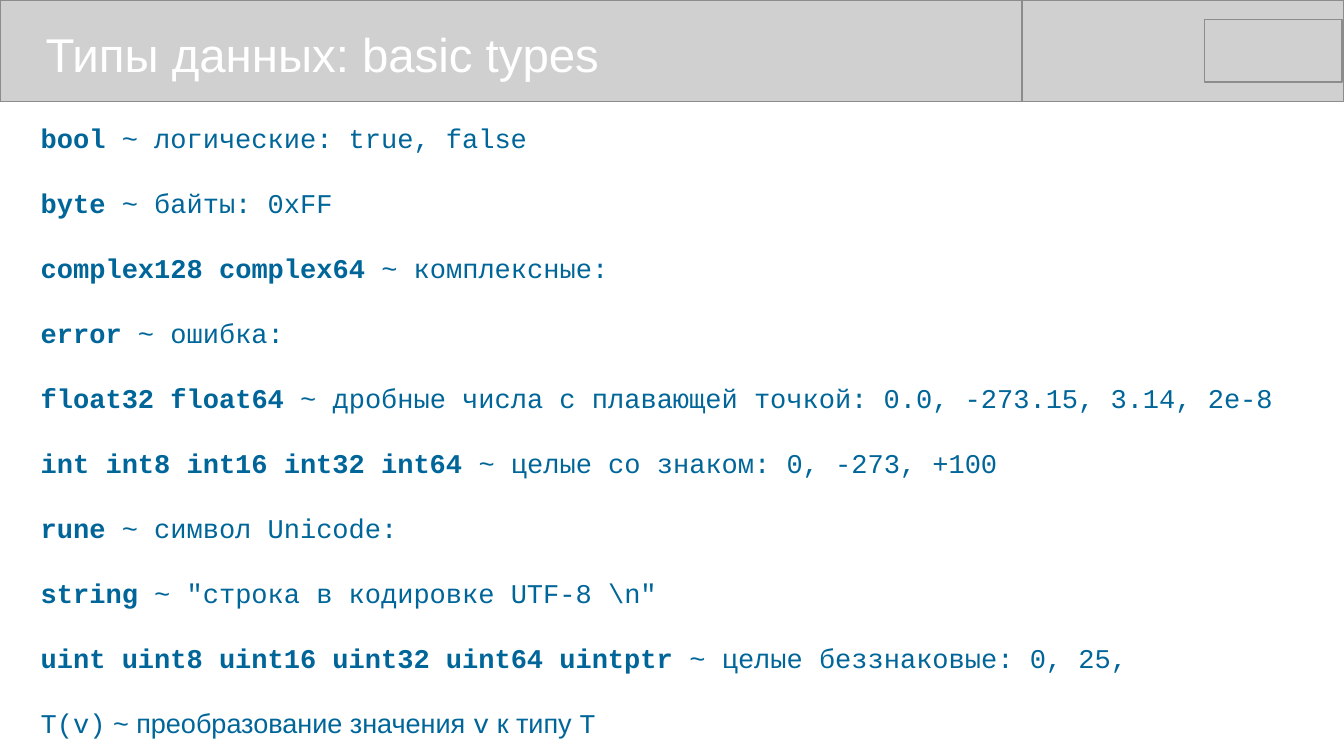
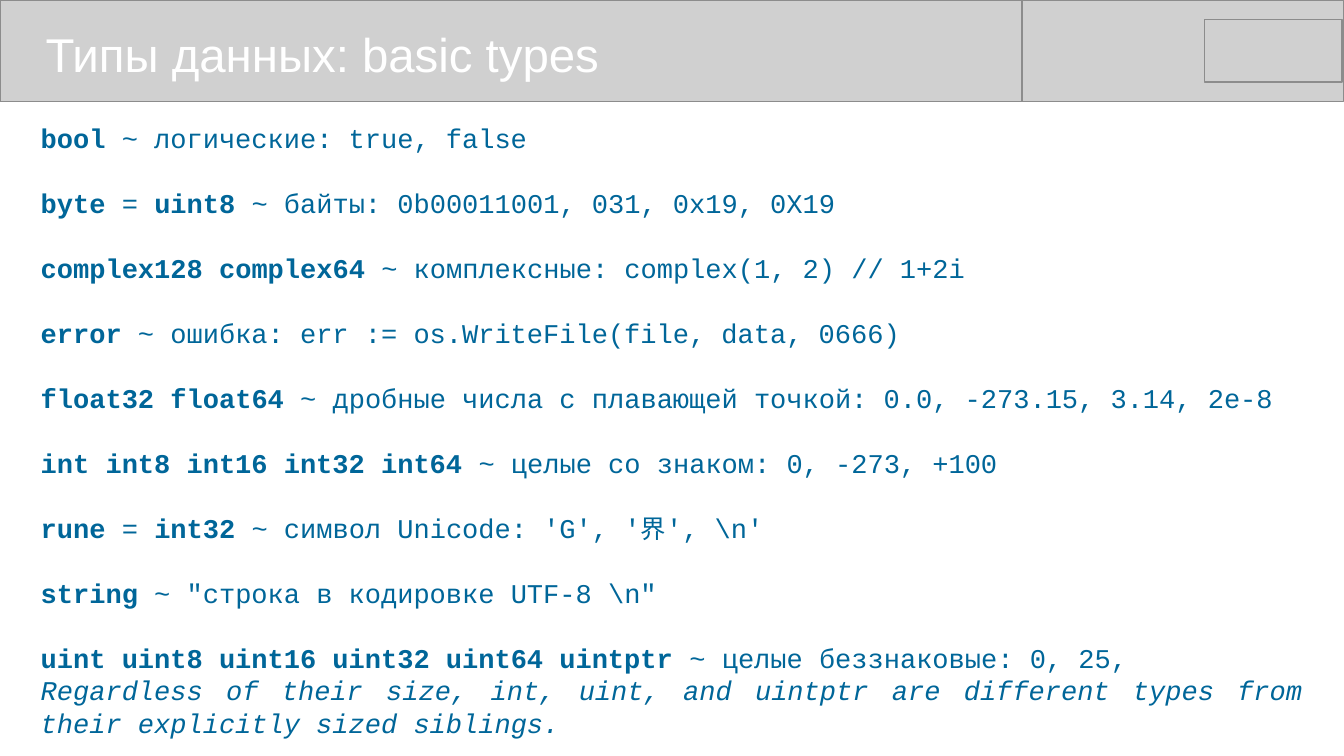
Before and after one commit to mike-shock/Go_language, a slide deck: slide 14 of Go_Intro.odp (slide 13 before the commit). Drawn at 1344x756 pixels with LibreOffice and Linux fonts; fonts in the diff are those of the drawing; grey boxes stand for pictures. Boxes give left, top, right and bottom in pixels: in the first picture for what was removed or moved away, otherwise in the second. Text is boxed around its words. In the diff, an @@ line names an element or a change of style, - is before the commit and + after.

```diff
--- a/Go_Intro.odp
+++ b/Go_Intro.odp
@@ text at [41,194,965,349]: text changed @@
-byte ~ байты: 0xFF
-complex128 complex64 ~ комплексные:
-error ~ ошибка:
+byte = uint8 ~ байты: 0b00011001, 031, 0x19, 0X19
+complex128 complex64 ~ комплексные: complex(1, 2) // 1+2i
+error ~ ошибка: err := os.WriteFile(file, data, 0666)
@@ text at [41,517,764,543]: text changed @@
-rune ~ символ Unicode:
+rune = int32 ~ символ Unicode: 'G', '界', \n'
@@ text at [41,681,1302,739]: text changed; font Arial to Courier New; italic on @@
-T(v) ~ преобразование значения v к типу T
+Regardless of their size, int, uint, and uintptr are different types from their explicitly sized siblings.
```
Also in this commit, not shown: 7 other slides changed, 5 slides added, 3 other files.
